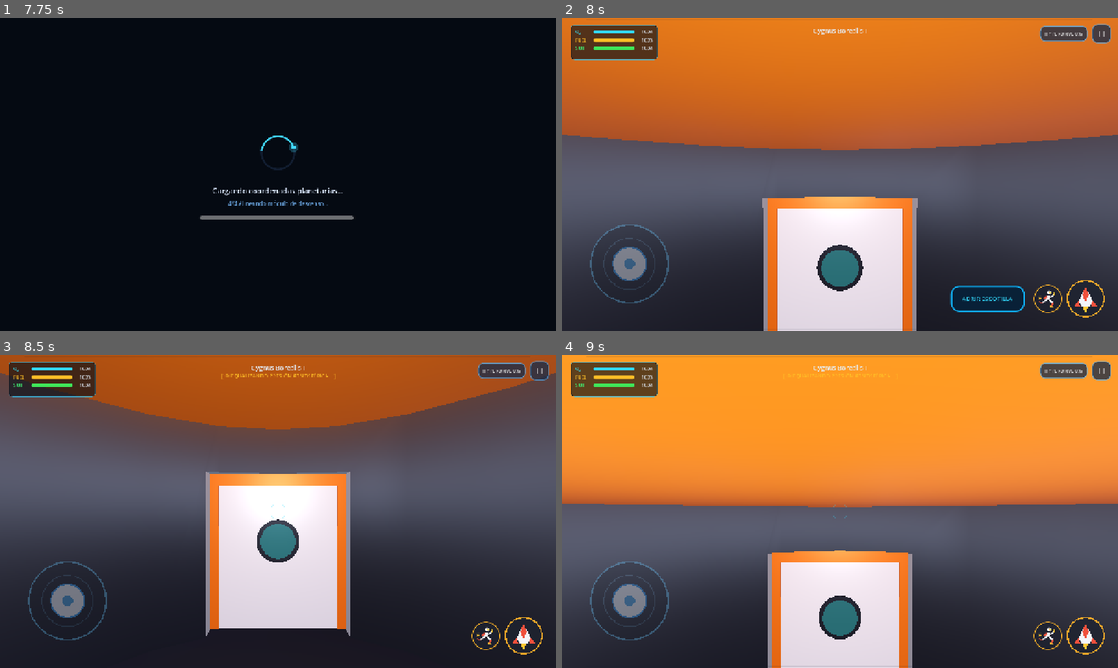
Above: before the commit, frames 1-4 (two rows, left to right).
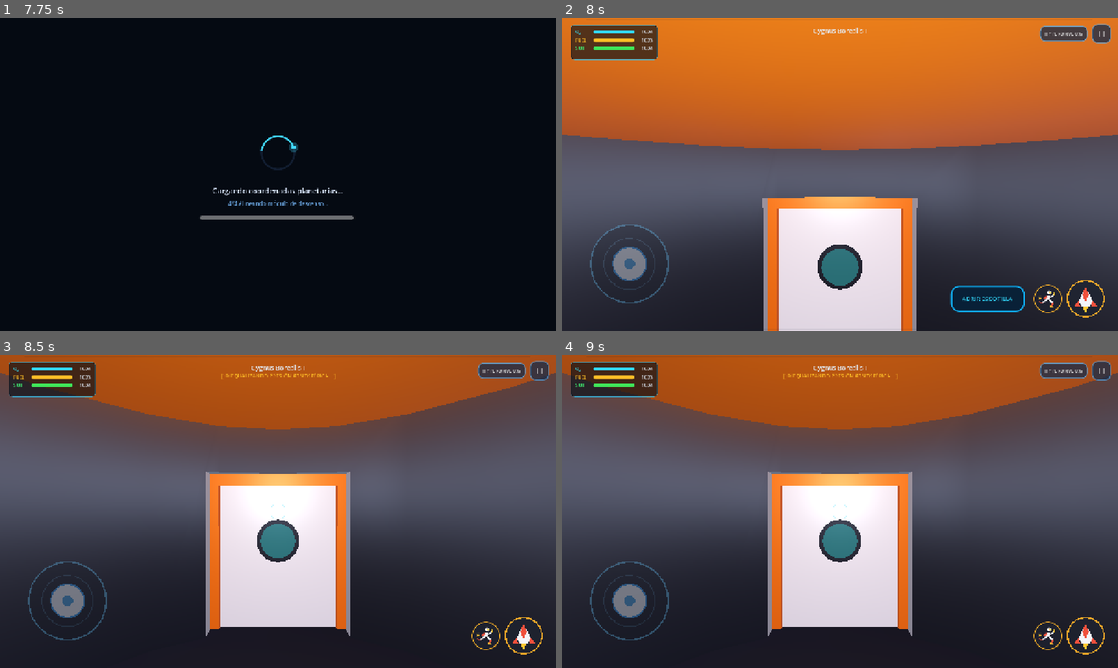
Above: after the commit, the same moments.

Repository: nicolasbuelvas/CIVITUS
Game: Godot game, scene res://scenes/screens/main_menu.tscn
Same seed, same stepped clock (60 frames per second), same inputs: the game is played once before the commit and once after it. Sound files missing from this copy of the repository are replaced by a short silence.
Inputs (mouse positions are in pixels of both pictures, inside the frame that each line leads up to):
- Up to frame 1 (7.75 s): click "JUGAR" at 0.5 s; click "EXPLORAR NUEVO SISTEMA" at 1.25 s; click "EXPLORAR NUEVO SISTEMA" at 2 s; click "INICIAR EXPEDICIÓN" at 2.75 s; tap Enter at 3.5 s; move the mouse to (400, 158) at 3.52 s; hold D (move_right) 3.53-4.25 s; hold Left (rotate_cam_left) 3.53-4.25 s; click (400, 158) at 3.67 s; drag from (166, 190) to (250, 237) at 4.27 s; move the mouse to (333, 105) at 5.02 s; hold D (move_right) 5.03-5.75 s; hold Shift (sprint) 5.03-5.75 s; drag from (250, 237) to (111, 127) at 5.77 s; move the mouse to (444, 221) at 6.52 s; hold A (move_left) 6.53-7.25 s; hold Left (rotate_cam_left) 6.53-7.25 s; drag from (111, 127) to (194, 96) at 7.27 s
- Up to frame 2 (8 s): no input
- Up to frame 3 (8.5 s): click "ABRIR ESCOTILLA" at 8 s
- Up to frame 4 (9 s): click (1084, 636) at 8.75 s

Frame 1 is identical in both runs. In frame 2, 0.3% of the frame differs, in the area x 38-62%, y 60-100%; in frame 3, 0.4%; in frame 4, 70%, in the area x 0-100%, y 0-100%.

Commit message:
fix: hinged hatch swing rotation, player movement lock during airlock cycle, and procedural arm-hand helmet animations

Diff:
--- a/scenes/entities/spaceship_3d.tscn
+++ b/scenes/entities/spaceship_3d.tscn
@@ -203,26 +203,28 @@
 mesh = SubResource("BoxMesh_ArchLintel")
 
 [node name="ApolloHatch" type="AnimatableBody3D" parent="HullStructure"]
-transform = Transform3D(1, 0, 0, 0, 1, 0, 0, 0, 1, 0, 1.35, 3.32)
+transform = Transform3D(1, 0, 0, 0, 1, 0, 0, 0, 1, -0.95, 1.35, 3.35)
 collision_layer = 1
 collision_mask = 0
 
 [node name="CollisionShape3D" type="CollisionShape3D" parent="HullStructure/ApolloHatch"]
+transform = Transform3D(1, 0, 0, 0, 1, 0, 0, 0, 1, 0.95, 0, 0)
 shape = SubResource("BoxShape3D_HatchDoor")
 
 [node name="HatchPanel" type="MeshInstance3D" parent="HullStructure/ApolloHatch"]
+transform = Transform3D(1, 0, 0, 0, 1, 0, 0, 0, 1, 0.95, 0, 0)
 mesh = SubResource("BoxMesh_HatchPanel")
 
 [node name="PortholeRim" type="MeshInstance3D" parent="HullStructure/ApolloHatch"]
-transform = Transform3D(1, 0, 0, 0, -4.37114e-08, -1, 0, 1, -4.37114e-08, 0, 0.25, 0)
+transform = Transform3D(1, 0, 0, 0, -4.37114e-08, -1, 0, 1, -4.37114e-08, 0.95, 0.25, 0)
 mesh = SubResource("CylinderMesh_PortholeRim")
 
 [node name="PortholeGlass" type="MeshInstance3D" parent="HullStructure/ApolloHatch"]
-transform = Transform3D(1, 0, 0, 0, -4.37114e-08, -1, 0, 1, -4.37114e-08, 0, 0.25, 0)
+transform = Transform3D(1, 0, 0, 0, -4.37114e-08, -1, 0, 1, -4.37114e-08, 0.95, 0.25, 0)
 mesh = SubResource("CylinderMesh_PortholeGlass")
 
 [node name="LatchHandle" type="MeshInstance3D" parent="HullStructure/ApolloHatch"]
-transform = Transform3D(1, 0, 0, 0, 1, 0, 0, 0, 1, 0.6, -0.15, 0.08)
+transform = Transform3D(1, 0, 0, 0, 1, 0, 0, 0, 1, 1.55, -0.15, 0.08)
 mesh = SubResource("BoxMesh_HatchHandle")
 
 [node name="BoardingRamp" type="StaticBody3D" parent="HullStructure"]
--- a/scripts/entities/character_3d.gd
+++ b/scripts/entities/character_3d.gd
@@ -33,6 +33,7 @@
 var walk_time: float = 0.0
 var vertical_speed: float = 0.0
 var laser_immediate: ImmediateMesh = ImmediateMesh.new()
+var is_action_locked: bool = false
 
 # Orbit camera & zoom state
 var cam_yaw: float = 0.0
@@ -107,27 +108,62 @@
 
 func animate_put_on_helmet() -> void:
 	is_in_space_suit = true
-	if not is_first_person and helmet:
+	if helmet and left_arm and right_arm:
 		helmet.visible = true
-		helmet.position.y = 0.4
-		var tw = create_tween().set_trans(Tween.TRANS_BACK).set_ease(Tween.EASE_OUT)
-		tw.tween_property(helmet, "position:y", 0.0, 0.45)
-		tw.tween_callback(func():
+		helmet.position.y = 0.35
+
+		var tw = create_tween().set_parallel(true)
+		# 1. Arms reach up to head/ears
+		tw.tween_property(left_arm, "rotation:x", -2.1, 0.4).set_trans(Tween.TRANS_QUAD).set_ease(Tween.EASE_OUT)
+		tw.tween_property(left_arm, "rotation:z", 0.35, 0.4)
+		tw.tween_property(right_arm, "rotation:x", -2.1, 0.4).set_trans(Tween.TRANS_QUAD).set_ease(Tween.EASE_OUT)
+		tw.tween_property(right_arm, "rotation:z", -0.35, 0.4)
+		# Helmet lowers onto head
+		tw.tween_property(helmet, "position:y", 0.0, 0.55).set_trans(Tween.TRANS_BACK).set_ease(Tween.EASE_OUT)
+
+		# 2. At 0.5s: face hidden, twist/lock collar ring
+		var tw2 = create_tween().set_parallel(true)
+		tw2.tween_interval(0.45)
+		tw2.chain().tween_callback(func():
 			if face: face.visible = false
+			AudioManager.play("click", 0.95)
 		)
+		tw2.chain().tween_property(left_arm, "rotation:x", -1.6, 0.25)
+		tw2.chain().tween_property(right_arm, "rotation:x", -1.6, 0.25)
+		# 3. Return arms to sides
+		tw2.chain().tween_property(left_arm, "rotation", Vector3.ZERO, 0.4).set_trans(Tween.TRANS_QUAD).set_ease(Tween.EASE_IN)
+		tw2.chain().tween_property(right_arm, "rotation", Vector3.ZERO, 0.4).set_trans(Tween.TRANS_QUAD).set_ease(Tween.EASE_IN)
 	else:
 		set_suit_mode(true)
 
 func animate_take_off_helmet() -> void:
 	is_in_space_suit = false
-	if not is_first_person and helmet:
-		if face: face.visible = true
-		var tw = create_tween().set_trans(Tween.TRANS_QUAD).set_ease(Tween.EASE_IN)
-		tw.tween_property(helmet, "position:y", 0.4, 0.35)
-		tw.tween_callback(func():
+	if helmet and left_arm and right_arm:
+		var tw = create_tween().set_parallel(true)
+		# 1. Arms reach up to collar ring
+		tw.tween_property(left_arm, "rotation:x", -1.7, 0.35).set_trans(Tween.TRANS_QUAD).set_ease(Tween.EASE_OUT)
+		tw.tween_property(left_arm, "rotation:z", 0.35, 0.35)
+		tw.tween_property(right_arm, "rotation:x", -1.7, 0.35).set_trans(Tween.TRANS_QUAD).set_ease(Tween.EASE_OUT)
+		tw.tween_property(right_arm, "rotation:z", -0.35, 0.35)
+
+		# 2. Lift helmet up & reveal face
+		var tw2 = create_tween().set_parallel(true)
+		tw2.tween_interval(0.35)
+		tw2.chain().tween_callback(func():
+			if face: face.visible = true
+			AudioManager.play("click", 1.1)
+		)
+		tw2.chain().tween_property(helmet, "position:y", 0.35, 0.35).set_trans(Tween.TRANS_QUAD).set_ease(Tween.EASE_OUT)
+		tw2.chain().tween_property(left_arm, "rotation:x", -2.2, 0.35)
+		tw2.chain().tween_property(right_arm, "rotation:x", -2.2, 0.35)
+
+		# 3. Hide helmet, arms return to sides
+		tw2.chain().tween_callback(func():
 			helmet.visible = false
 			helmet.position.y = 0.0
 		)
+		tw2.chain().tween_property(left_arm, "rotation", Vector3.ZERO, 0.35).set_trans(Tween.TRANS_QUAD).set_ease(Tween.EASE_IN)
+		tw2.chain().tween_property(right_arm, "rotation", Vector3.ZERO, 0.35).set_trans(Tween.TRANS_QUAD).set_ease(Tween.EASE_IN)
 	else:
 		set_suit_mode(false)
 
@@ -254,9 +290,13 @@
 			head.visible = (effective_dist >= 1.1)
 
 	# 3. Camera-Dependent Movement Input Projected onto Spherical Tangent Plane
-	var input_vec = Input.get_vector("move_left", "move_right", "move_forward", "move_backward")
-	var input_fwd = -input_vec.y # W/stick up gives forward (+1.0)
-	var input_str = input_vec.length()
+	var input_vec = Vector2.ZERO
+	var input_fwd = 0.0
+	var input_str = 0.0
+	if not is_action_locked:
+		input_vec = Input.get_vector("move_left", "move_right", "move_forward", "move_backward")
+		input_fwd = -input_vec.y # W/stick up gives forward (+1.0)
+		input_str = input_vec.length()
 
 	var move_tangent = Vector3.ZERO
 	if input_str > 0.05:
@@ -296,7 +336,7 @@
 	var current_speed = walk_speed * (1.85 if is_sprint_active else 1.0)
 	var horizontal_vel = move_tangent * (input_str * current_speed)
 
-	if input_str > 0.05 and visuals:
+	if input_str > 0.05 and visuals and not is_action_locked:
 		walk_time += delta * (14.0 if is_sprint_active else 8.5)
 		var swing = sin(walk_time) * (0.65 if is_sprint_active else 0.45)
 		if left_leg: left_leg.rotation.x = swing
@@ -308,7 +348,7 @@
 		visuals.rotation.z = -input_vec.x * 0.08
 		var double_bounce = abs(sin(walk_time))
 		visuals.position.y = double_bounce * 0.05
-	elif visuals:
+	elif visuals and not is_action_locked:
 		walk_time += delta * 1.5
 		var idle_breath = sin(walk_time) * 0.015
 		visuals.position.y = idle_breath
@@ -322,11 +362,11 @@
 	# 7. Vertical Velocity / Jetpack / Jump
 	if is_on_floor():
 		vertical_speed = 0.0
-		if Input.is_action_just_pressed("jump_thrust"):
+		if not is_action_locked and Input.is_action_just_pressed("jump_thrust"):
 			vertical_speed = jump_velocity
 			AudioManager.play("jump", 1.0)
 	else:
-		if Input.is_action_pressed("jump_thrust") and GameManager.player_stats.fuel > 0.0:
+		if not is_action_locked and Input.is_action_pressed("jump_thrust") and GameManager.player_stats.fuel > 0.0:
 			vertical_speed += jetpack_accel * delta
 			vertical_speed = min(vertical_speed, 12.0)
 			GameManager.player_stats.fuel = max(0.0, GameManager.player_stats.fuel - 18.0 * delta)
--- a/scripts/entities/spaceship_3d.gd
+++ b/scripts/entities/spaceship_3d.gd
@@ -32,7 +32,8 @@
 	is_operating_hatch = false
 	is_equalizing_pressure = false
 	if hatch_node:
-		hatch_node.position.y = 1.35
+		hatch_node.position = Vector3(-0.95, 1.35, 3.35)
+		hatch_node.rotation.y = 0.0
 	if hatch_col:
 		hatch_col.set_deferred("disabled", false)
 
@@ -81,17 +82,19 @@
 			return "close_hatch"
 		return ""
 
-# Hatch Opening Sequence: Atmospheric balancing + helmet donning + smooth slide open
+# Hatch Opening Sequence: Atmospheric balancing + helmet donning + smooth swing open
 func open_hatch() -> void:
 	if is_operating_hatch or is_hatch_open:
 		return
 	is_operating_hatch = true
 	is_equalizing_pressure = true
+	if player_ref:
+		player_ref.is_action_locked = true
 
 	# Atmospheric decompression / hiss sound
 	AudioManager.play("airlock", 0.9, -2.0)
 
-	# Character animation: putting on helmet before depressurization
+	# Character animation: putting on helmet using their hands
 	if player_ref and player_ref.has_method("animate_put_on_helmet"):
 		player_ref.animate_put_on_helmet()
 	elif player_ref and player_ref.has_method("set_suit_mode"):
@@ -107,43 +110,63 @@
 
 func _open_hatch_direct() -> void:
 	AudioManager.play("click", 1.1)
-	if hatch_col:
-		hatch_col.set_deferred("disabled", true)
 	if hatch_node:
 		var tw = create_tween().set_trans(Tween.TRANS_QUAD).set_ease(Tween.EASE_OUT)
-		tw.tween_property(hatch_node, "position:y", 3.65, 0.45)
+		# Swing open on the left hinge! Height stays at 1.35m, never pokes through roof!
+		tw.tween_property(hatch_node, "rotation:y", -deg_to_rad(105.0), 0.5)
 		tw.tween_callback(func():
+			if hatch_col:
+				hatch_col.set_deferred("disabled", true)
 			is_hatch_open = true
 			is_operating_hatch = false
+			if player_ref:
+				player_ref.is_action_locked = false
 		)
 	else:
+		if hatch_col:
+			hatch_col.set_deferred("disabled", true)
 		is_hatch_open = true
 		is_operating_hatch = false
+		if player_ref:
+			player_ref.is_action_locked = false
 
 # Hatch Closing Sequence: Fast and smooth seal (0.35s)
 func close_hatch() -> void:
 	if is_operating_hatch or not is_hatch_open:
 		return
 	is_operating_hatch = true
+	if player_ref:
+		player_ref.is_action_locked = true
 	AudioManager.play("airlock", 1.2, -4.0)
 
 	if hatch_col:
 		hatch_col.set_deferred("disabled", false)
 	if hatch_node:
 		var tw = create_tween().set_trans(Tween.TRANS_QUAD).set_ease(Tween.EASE_IN)
-		tw.tween_property(hatch_node, "position:y", 1.35, 0.35)
+		# Swing shut flush into frame
+		tw.tween_property(hatch_node, "rotation:y", 0.0, 0.35)
 		tw.tween_callback(func():
 			is_hatch_open = false
 			is_operating_hatch = false
-			# Cabin is now sealed: take off helmet and reveal face
+			# Cabin is now sealed: take off helmet with hands and reveal face
 			if player_ref and player_ref.has_method("animate_take_off_helmet"):
 				player_ref.animate_take_off_helmet()
+				var tw_unlock = create_tween()
+				tw_unlock.tween_interval(1.1)
+				tw_unlock.tween_callback(func():
+					if player_ref:
+						player_ref.is_action_locked = false
+				)
 			elif player_ref and player_ref.has_method("set_suit_mode"):
 				player_ref.set_suit_mode(false)
+				if player_ref:
+					player_ref.is_action_locked = false
 		)
 	else:
 		is_hatch_open = false
 		is_operating_hatch = false
+		if player_ref:
+			player_ref.is_action_locked = false
 
 func _update_hazard_oxidation_visuals(planet: Dictionary, temp: float) -> void:
 	if not active_hull_material:
